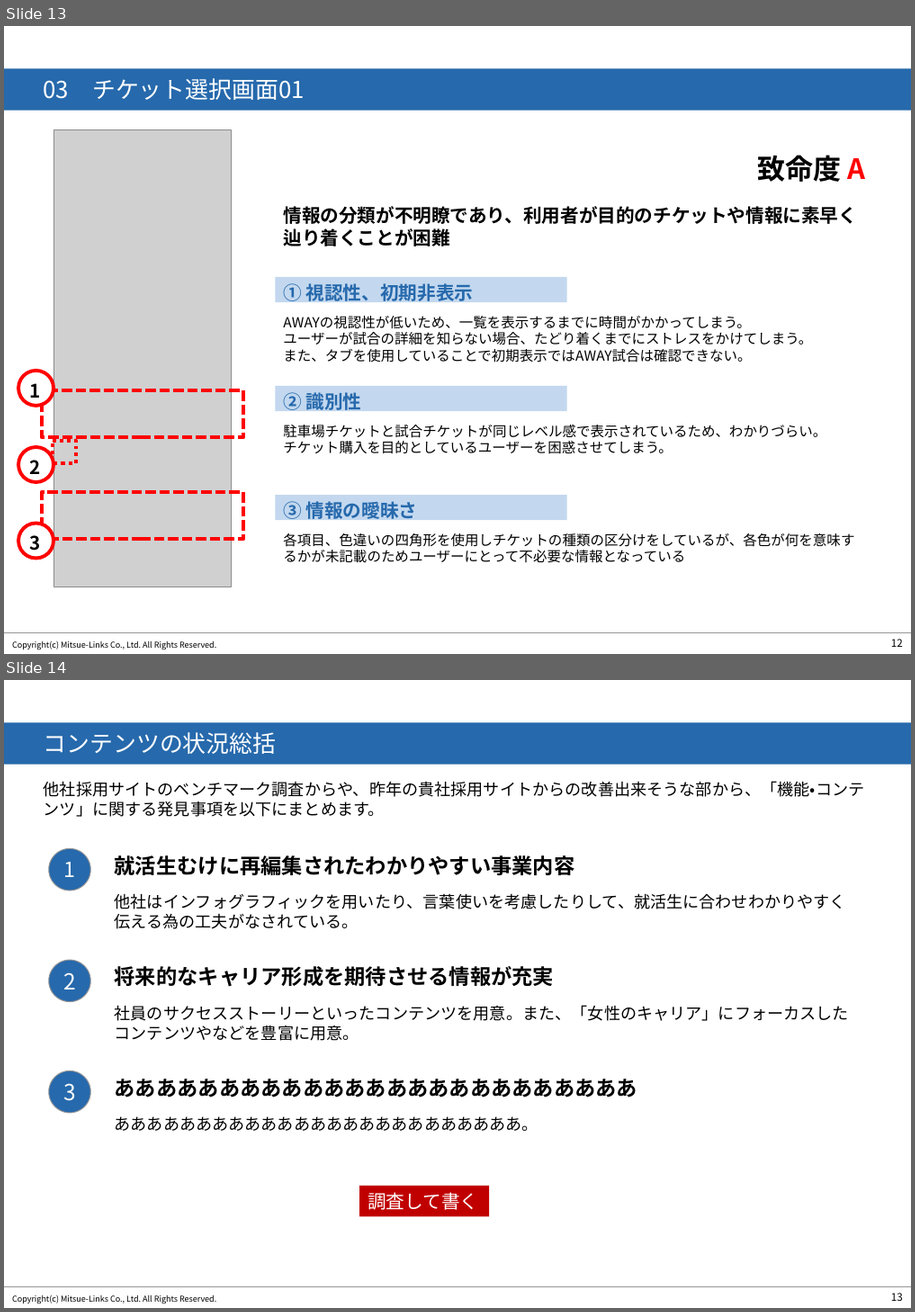
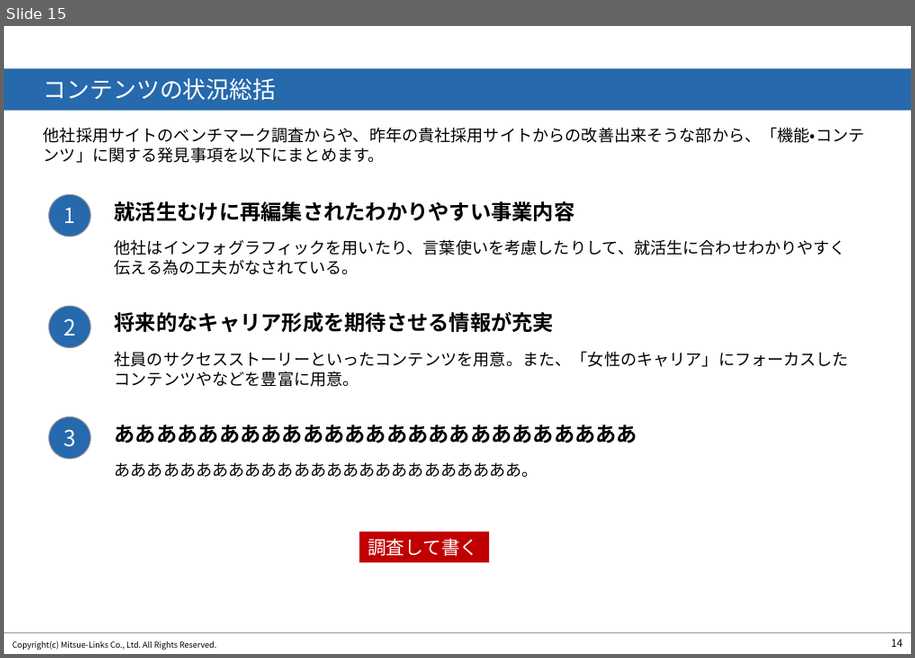
Before and after one commit to sakitama14/TheOdinProject, a slide deck: 調査報告書.pptx. Shown one above the other, each under a label of ours: slides 13 and 14 before the commit, slide 15 after it. The pictures are 915x1312 and 915x658 pixels, drawn with LibreOffice and Linux fonts; fonts in the diff are those of the drawing; grey boxes stand for pictures; background and template pictures are left out. Boxes give left, top, right and bottom in pixels: in the first picture for what was removed or moved away, otherwise in the second. Text is boxed around its words. In the diff, an @@ line names an element or a change of style, - is before the commit and + after.

```diff
--- a/調査報告書.pptx
+++ b/調査報告書.pptx
@@ slide 13 removed at <box>4,26,911,654</box>, background #FFFFFF; not listed: 3 template elements that a slide beside it also shows @@
@@ text removed at <box>4,68,911,111</box> @@
-03 チケット選択画面01
@@ picture removed at <box>54,130,231,587</box> @@
@@ text removed at <box>758,155,866,182</box> @@
-致命度 A
@@ text removed at <box>284,206,858,246</box> @@
-情報の分類が不明瞭であり、利用者が目的のチケットや情報に素早く辿り着くことが困難
@@ rectangle removed at <box>276,277,567,302</box> @@
@@ text removed at <box>284,283,473,304</box> @@
-① 視認性、初期非表示
@@ text removed at <box>283,316,812,363</box> @@
-AWAYの視認性が低いため、一覧を表示するまでに時間がかかってしまう。
-ユーザーが試合の詳細を知らない場合、たどり着くまでにストレスをかけてしまう。
-また、タブを使用していることで初期表示ではAWAY試合は確認できない。
@@ ellipse removed at <box>18,371,54,406</box> @@
@@ text removed at <box>29,383,40,398</box> @@
-1
@@ rectangle removed at <box>42,390,243,437</box> @@
@@ rectangle removed at <box>276,386,567,411</box> @@
@@ text removed at <box>284,392,362,413</box> @@
-② 識別性
@@ text removed at <box>283,425,827,454</box> @@
-駐車場チケットと試合チケットが同じレベル感で表示されているため、わかりづらい。
-チケット購入を目的としているユーザーを困惑させてしまう。
@@ ellipse removed at <box>18,447,54,482</box> @@
@@ rectangle removed at <box>53,441,76,464</box> @@
@@ text removed at <box>29,460,40,480</box> @@
-2
@@ rectangle removed at <box>42,492,243,540</box> @@
@@ rectangle removed at <box>276,495,567,520</box> @@
@@ text removed at <box>284,501,418,522</box> @@
-③ 情報の曖昧さ
@@ ellipse removed at <box>18,524,54,559</box> @@
@@ text removed at <box>29,535,40,551</box> @@
-3
@@ text removed at <box>283,534,854,563</box> @@
-各項目、色違いの四角形を使用しチケットの種類の区分けをしているが、各色が何を意味するかが未記載のためユーザーにとって不必要な情報となっている
@@ what was slide 14 is now slide 15 @@
@@ page number at <box>891,639,903,647</box>: text changed @@
-13
+14
```
Also in this commit, not shown: 3 slides changed, 4 slides added, 2 other slides removed.
